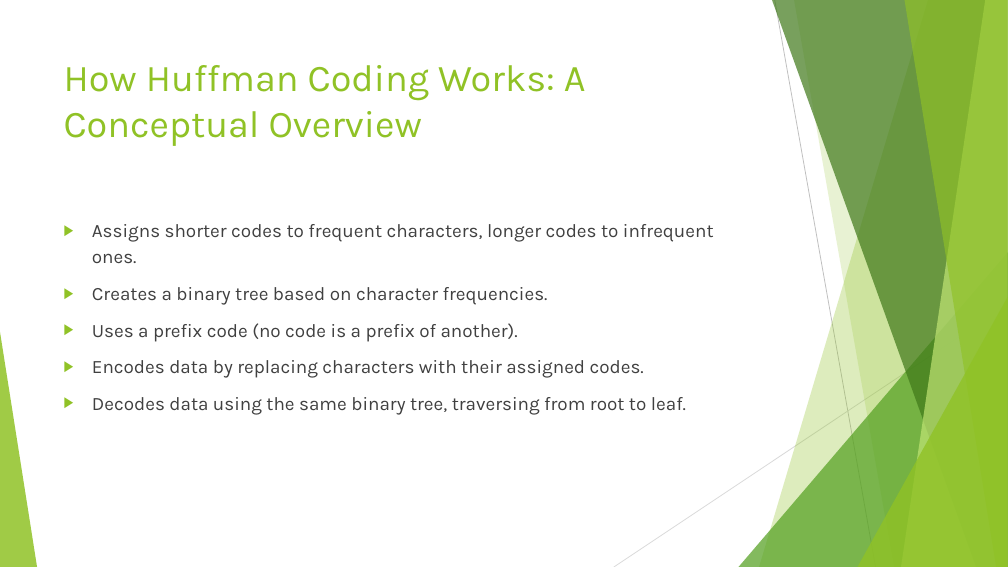
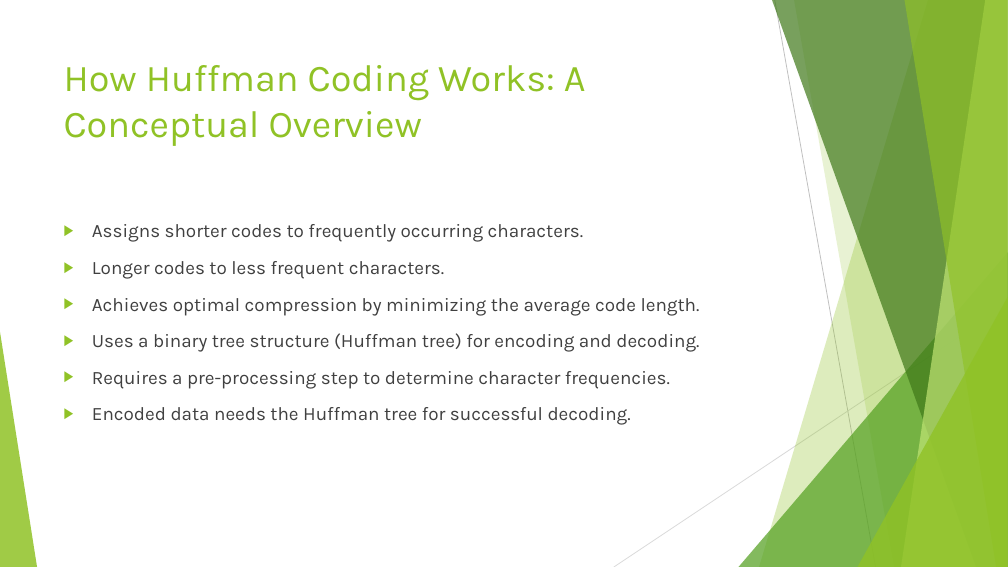
Before and after one commit to shubhamb025/Pdf_to_presentation_GenAI, a slide deck: slide 6 of output/generated_presentation.pptx. Drawn at 1008x567 pixels with LibreOffice and Linux fonts; fonts in the diff are those of the drawing. Boxes give left, top, right and bottom in pixels: in the first picture for what was removed or moved away, otherwise in the second. Text is boxed around its words. In the diff, an @@ line names an element or a change of style, - is before the commit and + after.

```diff
--- a/output/generated_presentation.pptx
+++ b/output/generated_presentation.pptx
@@ text at <box>92,224,700,425</box>: text changed @@
-▶ Assigns shorter codes to frequent characters, longer codes to infrequent ones.
-▶ Creates a binary tree based on character frequencies.
-▶ Uses a prefix code (no code is a prefix of another).
-▶ Encodes data by replacing characters with their assigned codes.
-▶ Decodes data using the same binary tree, traversing from root to leaf.
+▶ Assigns shorter codes to frequently occurring characters.
+▶ Longer codes to less frequent characters.
+▶ Achieves optimal compression by minimizing the average code length.
+▶ Uses a binary tree structure (Huffman tree) for encoding and decoding.
+▶ Requires a pre-processing step to determine character frequencies.
+▶ Encoded data needs the Huffman tree for successful decoding.
```
Also in this commit, not shown: 9 other slides changed, 11 other files.
